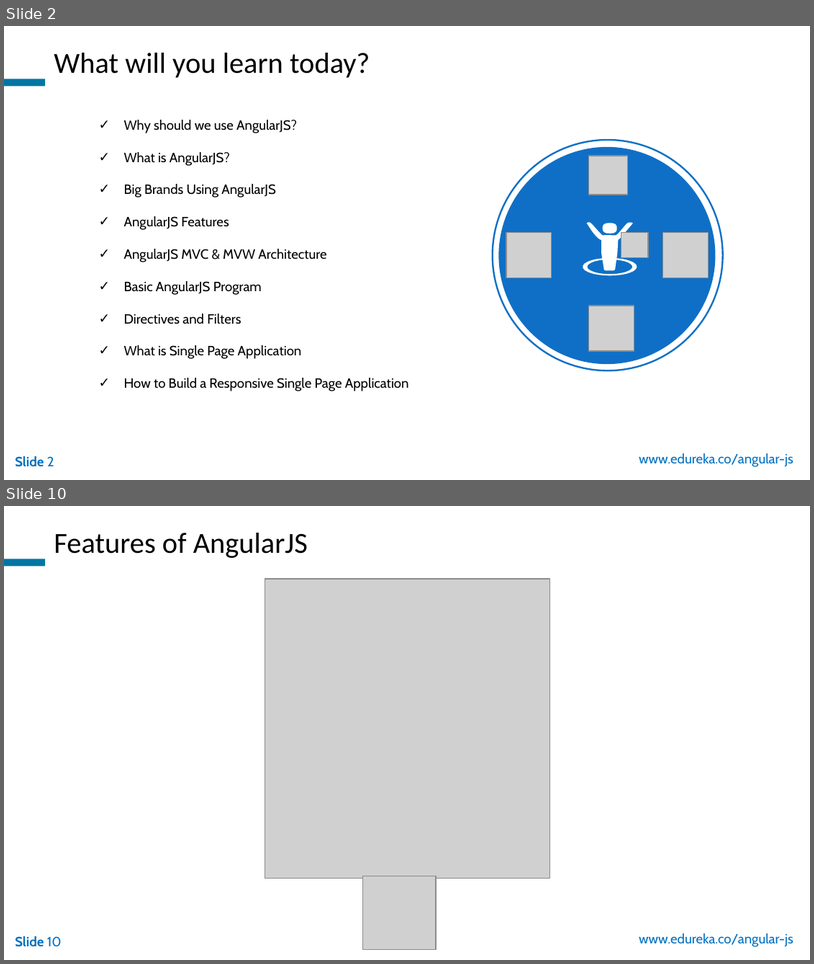
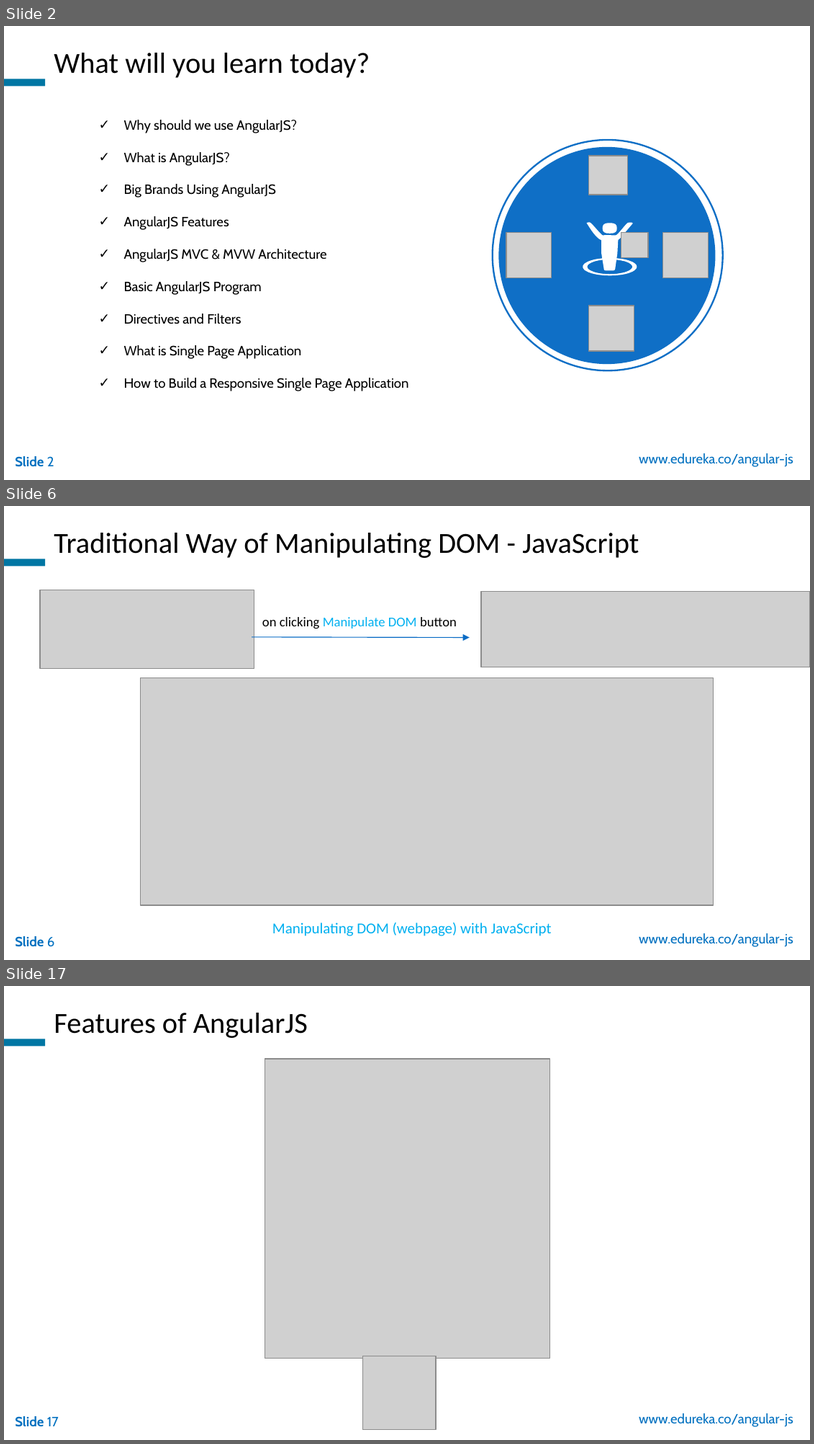
Before and after one commit to Donaldvan/devops-tools, a slide deck: TechBU/AngularJS/Getting Started With AngularJS/AngularJS_WP_21Oct.pptx. Shown one above the other, each under a label of ours: slides 2 and 10 before the commit, slides 2, 6 and 17 after it; the slides between them are not shown. The pictures are 814x964 and 814x1444 pixels, drawn with LibreOffice and Linux fonts; fonts in the diff are those of the drawing; grey boxes stand for pictures; background and template pictures are left out. Boxes give left, top, right and bottom in pixels: in the first picture for what was removed or moved away, otherwise in the second. Text is boxed around its words. In the diff, an @@ line names an element or a change of style, - is before the commit and + after.

```diff
--- a/TechBU/AngularJS/Getting Started With AngularJS/AngularJS_WP_21Oct.pptx
+++ b/TechBU/AngularJS/Getting Started With AngularJS/AngularJS_WP_21Oct.pptx
@@ slide 6 added at [4, 506, 810, 960], background picture (left out); not listed: 3 template elements that a slide beside it also shows @@
@@ text added at [54, 533, 639, 558], 26 pt, text #000000 @@
+Traditional Way of Manipulating DOM - JavaScript
@@ picture added at [40, 590, 255, 668] @@
@@ picture added at [481, 592, 810, 667] @@
@@ text added at [262, 617, 457, 629], 12 pt, text #000000 @@
+on clicking Manipulate DOM button
@@ arrow added from (252, 636) to (469, 638), #0A6DC6 0.75 pt @@
@@ picture added at [140, 678, 714, 905] @@
@@ text added at [273, 922, 552, 936], 13.5 pt, text #00B0F0 @@
+Manipulating DOM (webpage) with JavaScript
@@ what was slide 10 is now slide 17 @@
@@ page number at [15, 1416, 59, 1427]: text changed @@
-Slide 10
+Slide 17
```
Also in this commit, not shown: 10 slides changed, 11 other slides added, 4 slides removed.
